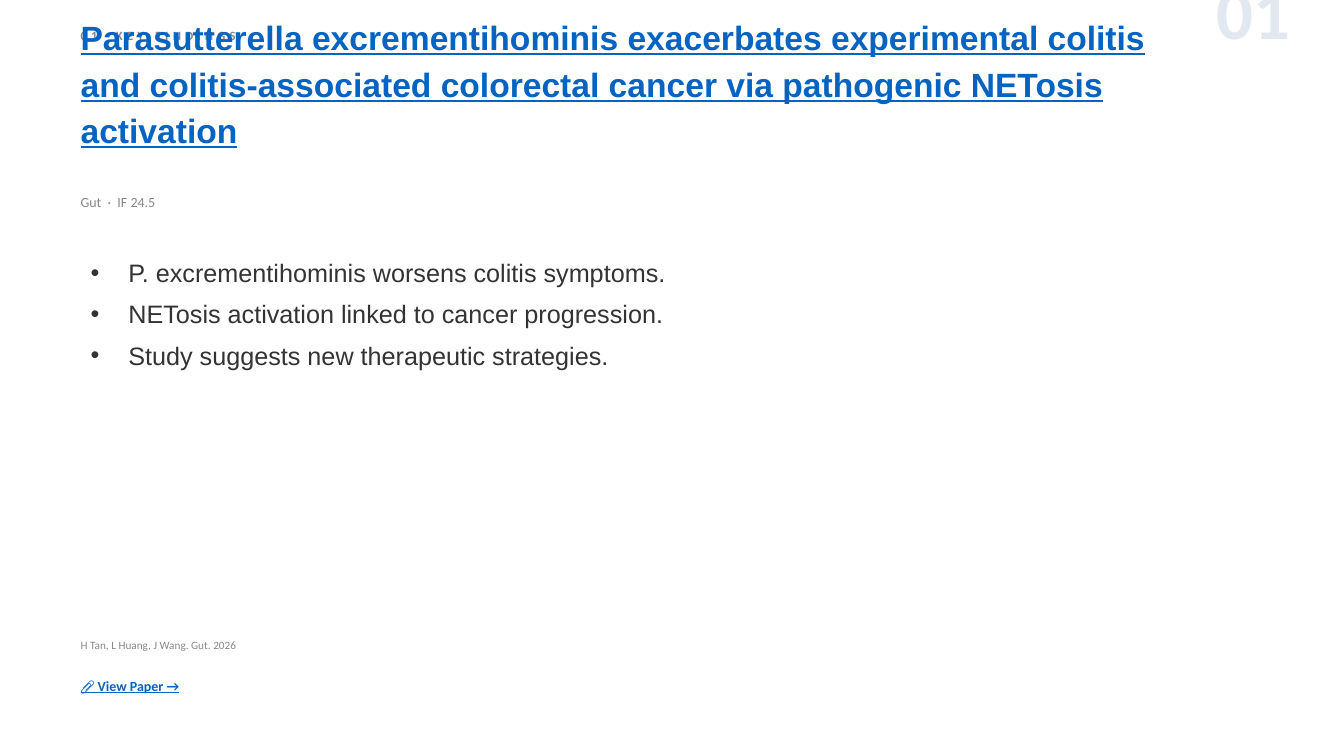
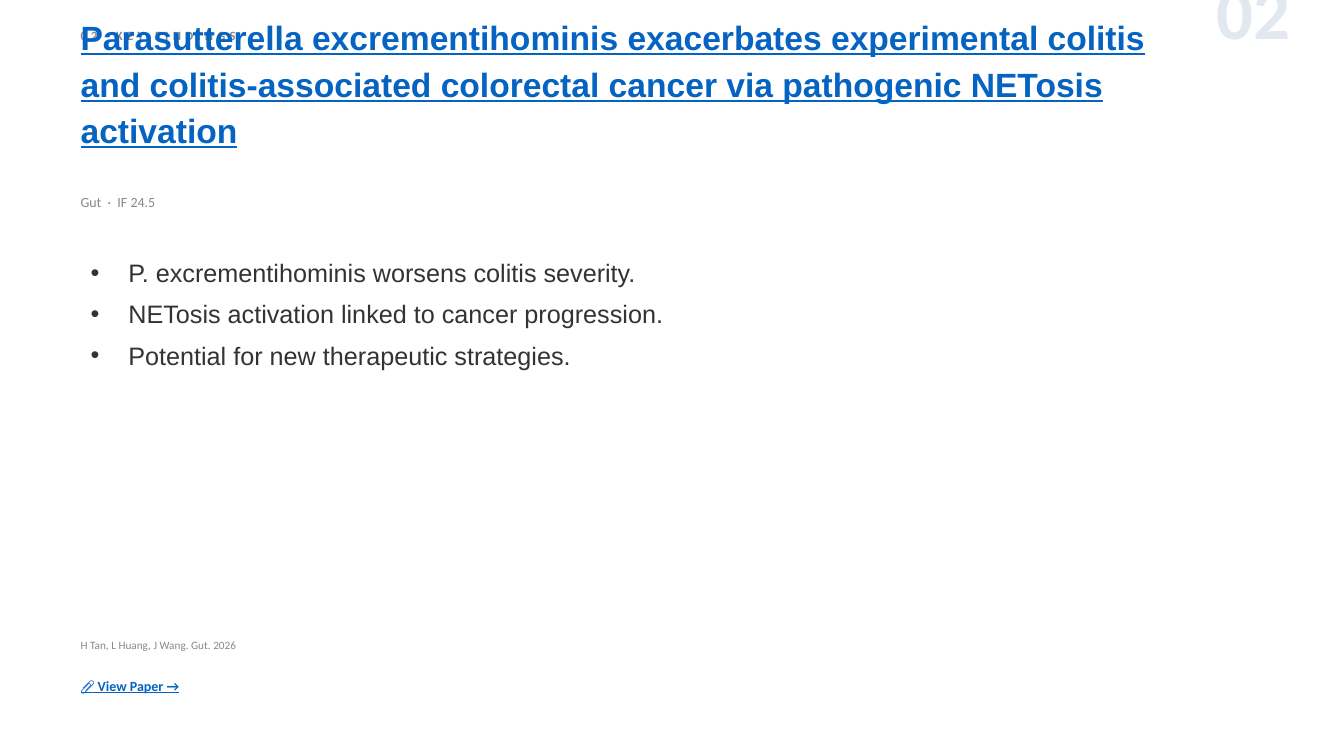
Before and after one commit to jejenhu-maker/colorectal-weekly-digest, a slide deck: slide 4 of docs/digest-en.pptx (slide 3 before the commit). Drawn at 1344x756 pixels with LibreOffice and Linux fonts; fonts in the diff are those of the drawing. Boxes give left, top, right and bottom in pixels: in the first picture for what was removed or moved away, otherwise in the second. Text is boxed around its words. In the diff, an @@ line names an element or a change of style, - is before the commit and + after.

```diff
--- a/docs/digest-en.pptx
+++ b/docs/digest-en.pptx
@@ text at <box>81,29,236,43</box>: text changed @@
-01 KEY FINDINGS
+02 KEY FINDINGS
@@ text at <box>1008,10,1291,10</box>: text changed @@
-01
+02
@@ text at <box>128,263,636,288</box>: text changed @@
-• P. excrementihominis worsens colitis symptoms.
+• P. excrementihominis worsens colitis severity.
@@ text at <box>128,346,570,370</box>: text changed @@
-• Study suggests new therapeutic strategies.
+• Potential for new therapeutic strategies.
```
Also in this commit, not shown: 11 other slides changed, 2 slides added, 2 slides removed, 2 other files.
